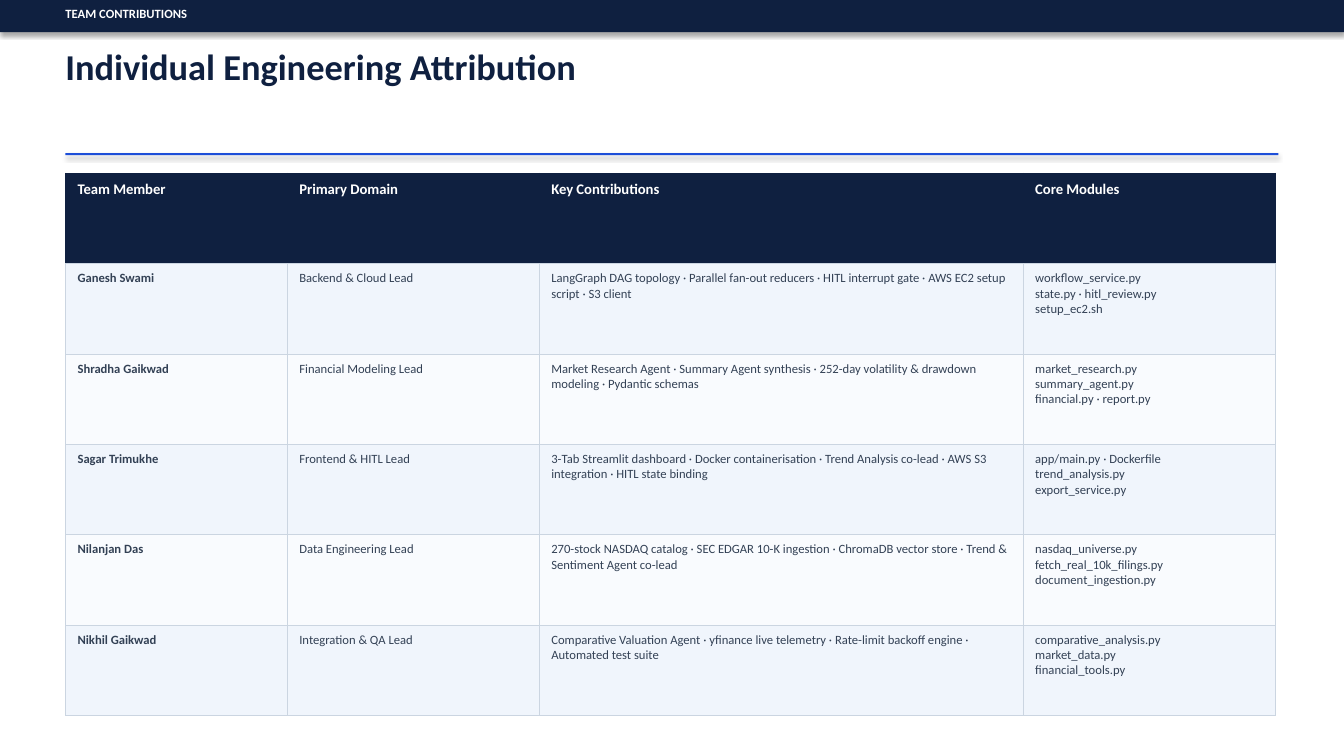
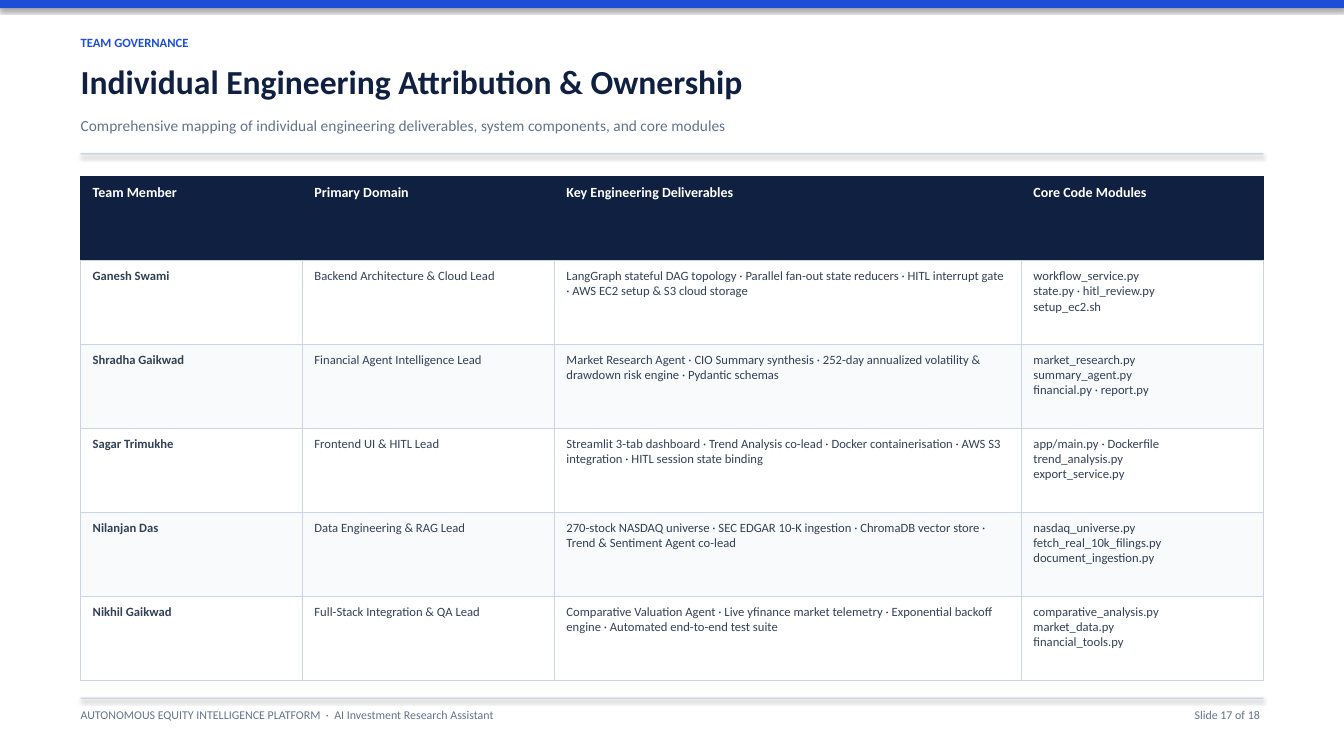
Before and after one commit to SagarTrimukhe/ai-investment-research-assistant, a slide deck: slide 17 of CAPSTONE_PROJECT_PRESENTATION.pptx. Drawn at 1344x756 pixels with LibreOffice and Linux fonts; fonts in the diff are those of the drawing. Boxes give left, top, right and bottom in pixels: in the first picture for what was removed or moved away, otherwise in the second. Text is boxed around its words. In the diff, an @@ line names an element or a change of style, - is before the commit and + after.

Commit message:
design: streamline presentation to clean, simple bullet format with executive styling

```diff
--- a/CAPSTONE_PROJECT_PRESENTATION.pptx
+++ b/CAPSTONE_PROJECT_PRESENTATION.pptx
@@ rectangle: place and size @@
-rectangle at (0,0,1344,32)
+rectangle at (0,0,1344,8)
@@ rectangle at (0,0,1344,8): fill #0F2040 to #1D4ED8 @@
@@ text at (81,38,188,47): text changed; text colour #FFFFFF to #1D4ED8 @@
-TEAM CONTRIBUTIONS
+TEAM GOVERNANCE
@@ text at (81,70,743,100): text changed; size 26 to 24 pt @@
-Individual Engineering Attribution
+Individual Engineering Attribution & Ownership
@@ text added at (81,120,725,134), 11 pt, text #64748B @@
+Comprehensive mapping of individual engineering deliverables, system components, and core modules
@@ table at (81,176,1263,681) @@
-row 1, column 3: Key Contributions
+row 1, column 3: Key Engineering Deliverables
-row 1, column 4: Core Modules
+row 1, column 4: Core Code Modules
-row 2, column 2: Backend & Cloud Lead
+row 2, column 2: Backend Architecture & Cloud Lead
-row 2, column 3: LangGraph DAG topology · Parallel fan-out reducers · HITL interrupt gate · AWS EC2 setup script · S3 client
+row 2, column 3: LangGraph stateful DAG topology · Parallel fan-out state reducers · HITL interrupt gate · AWS EC2 setup & S3 cloud storage
-row 3, column 2: Financial Modeling Lead
+row 3, column 2: Financial Agent Intelligence Lead
-row 3, column 3: Market Research Agent · Summary Agent synthesis · 252-day volatility & drawdown modeling · Pydantic schemas
+row 3, column 3: Market Research Agent · CIO Summary synthesis · 252-day annualized volatility & drawdown risk engine · Pydantic schemas
-row 4, column 2: Frontend & HITL Lead
+row 4, column 2: Frontend UI & HITL Lead
-row 4, column 3: 3-Tab Streamlit dashboard · Docker containerisation · Trend Analysis co-lead · AWS S3 integration · HITL state binding
+row 4, column 3: Streamlit 3-tab dashboard · Trend Analysis co-lead · Docker containerisation · AWS S3 integration · HITL session state binding
-row 5, column 2: Data Engineering Lead
+row 5, column 2: Data Engineering & RAG Lead
-row 5, column 3: 270-stock NASDAQ catalog · SEC EDGAR 10-K ingestion · ChromaDB vector store · Trend & Sentiment Agent co-lead
+row 5, column 3: 270-stock NASDAQ universe · SEC EDGAR 10-K ingestion · ChromaDB vector store · Trend & Sentiment Agent co-lead
-row 6, column 2: Integration & QA Lead
+row 6, column 2: Full-Stack Integration & QA Lead
-row 6, column 3: Comparative Valuation Agent · yfinance live telemetry · Rate-limit backoff engine · Automated test suite
+row 6, column 3: Comparative Valuation Agent · Live yfinance market telemetry · Exponential backoff engine · Automated end-to-end test suite
@@ fill #F0F5FC to #FFFFFF in 12 cells @@
@@ fill #F9FBFE to #F8FAFC in 8 cells @@
@@ size 10.5 to 10 pt in "Team Member", "Primary Domain" @@
@@ table: place and size @@
-table at (66,173,1275,716)
+table at (81,176,1263,681)
@@ rectangle: place and size @@
-rectangle at (66,153,1278,155)
+rectangle at (81,153,1263,154)
@@ rectangle at (81,153,1263,154): fill #1D4ED8 to #CBD5E1 @@
@@ rectangle added at (81,698,1263,699), fill #CBD5E1 @@
@@ text added at (81,711,493,721), 8.5 pt, text #64748B @@
+AUTONOMOUS EQUITY INTELLIGENCE PLATFORM · AI Investment Research Assistant
@@ text added at (1195,711,1260,719), 8.5 pt, text #64748B @@
+Slide 17 of 18
```
Also in this commit, not shown: 15 other slides changed, 2 slides added, 2 slides removed.
